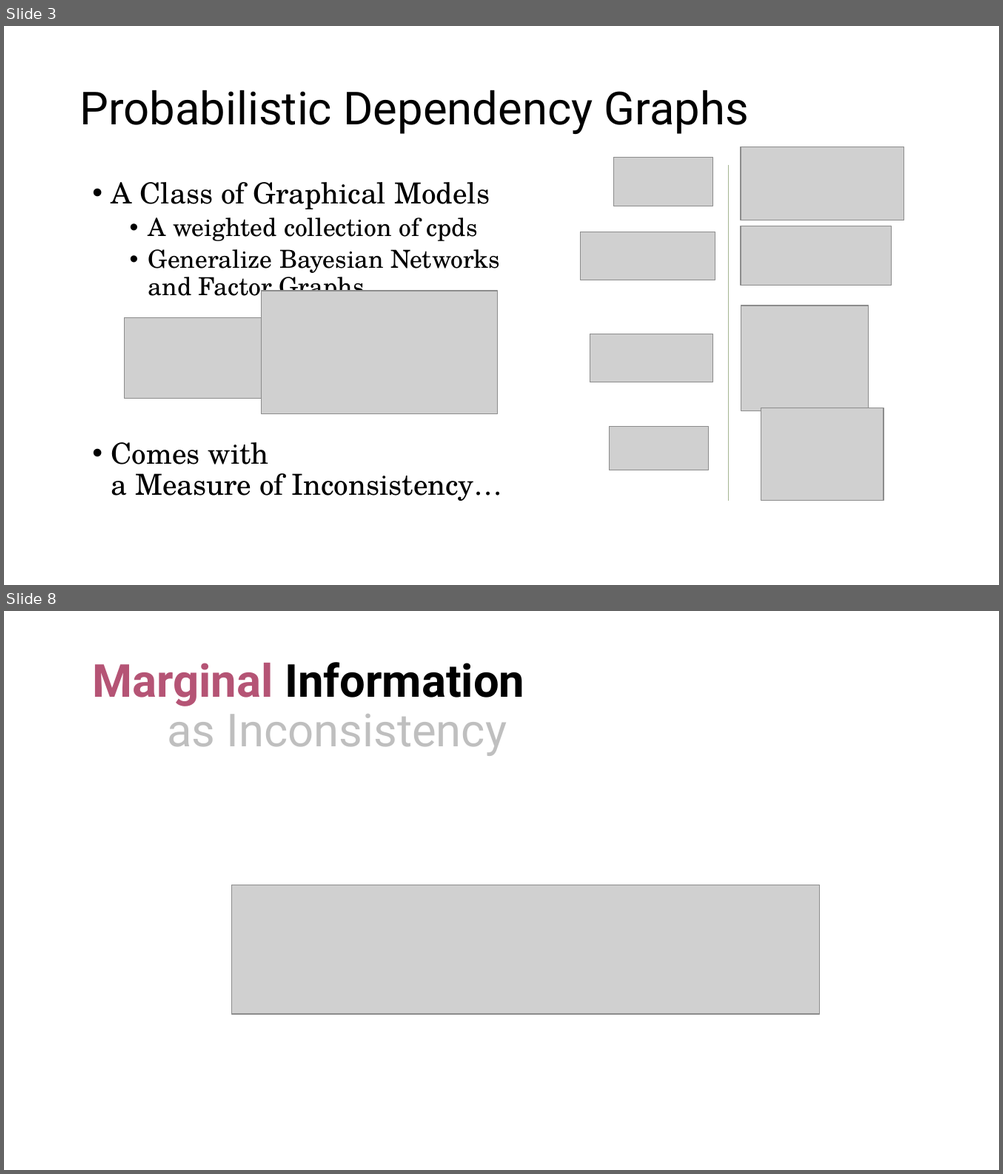
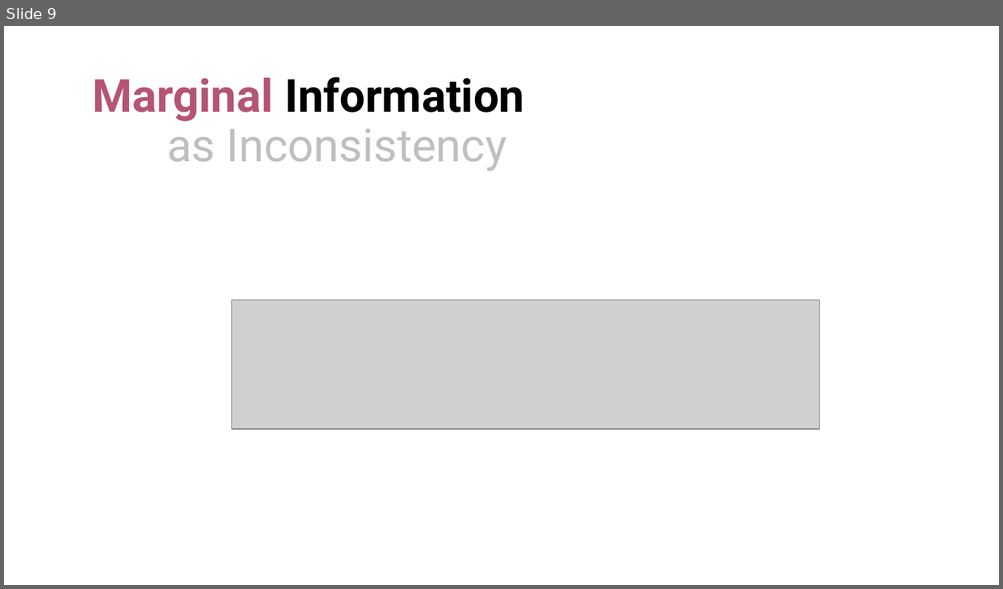
Before and after one commit to orichardson/pdg-expts, a slide deck: present/AISTATS-2022/one-true-loss.pptx. Shown one above the other, each under a label of ours: slides 3 and 8 before the commit, slide 9 after it; the slides between them are not shown. The pictures are 1003x1174 and 1003x589 pixels, drawn with LibreOffice and Linux fonts; fonts in the diff are those of the drawing; grey boxes stand for pictures. Boxes give left, top, right and bottom in pixels: in the first picture for what was removed or moved away, otherwise in the second. Text is boxed around its words. In the diff, an @@ line names an element or a change of style, - is before the commit and + after.

```diff
--- a/present/AISTATS-2022/one-true-loss.pptx
+++ b/present/AISTATS-2022/one-true-loss.pptx
@@ slide 3 removed at [4,26,999,585], background #FFFFFF @@
@@ title removed at [79,90,748,134] @@
-Probabilistic Dependency Graphs
@@ picture removed at [614,157,713,206] @@
@@ picture removed at [740,147,904,221] @@
@@ line removed from (728, 165) to (728, 500) @@
@@ text removed at [111,182,503,501] @@
-• A Class of Graphical Models
-  • A weighted collection of cpds
-  • Generalize Bayesian Networks and Factor Graphs
-• Comes with
-  a Measure of Inconsistency…
@@ picture removed at [580,232,715,281] @@
@@ picture removed at [740,227,891,286] @@
@@ picture removed at [261,291,497,414] @@
@@ picture removed at [741,306,869,411] @@
@@ picture removed at [124,318,261,399] @@
@@ picture removed at [589,334,713,383] @@
@@ picture removed at [761,409,884,501] @@
@@ picture removed at [610,426,709,470] @@
@@ what was slide 8 is now slide 9 @@
```
Also in this commit, not shown: 11 slides changed, 7 slides added, 7 other slides removed, 1 other file.
